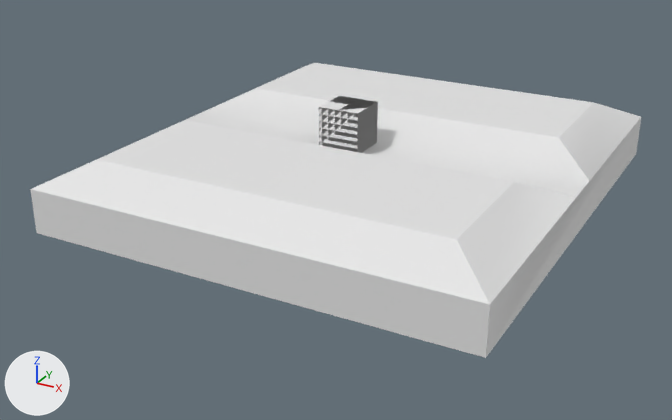
A saved change to the FBX model Assets/Buildings_BaseProps.fbx.
Before and after are seen from a 50 mm lens placed at (19.2, -36.2, 16.7), pointed at (0.2, -1.5, -0.6). The axes (+X, +Y, +Z) are drawn at lower left. The lights are the same throughout. The first picture is the older version. Materials are left out; every surface is plain grey. Where no turn or scale is listed for an object, it has been applied to the vertices.
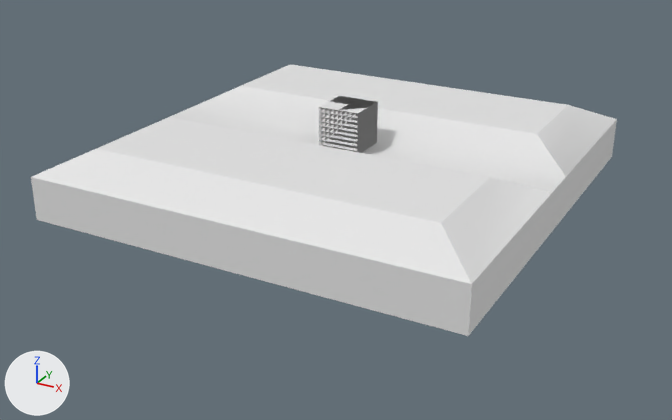
What differs and where, as boxes [x1, y1, x2, y2] in the pictures (672 x 420 px):
'Cube.010', reshaped, moved (8% shorter): before [30, 63, 641, 358]; after [31, 64, 617, 336]

The change, as a diff of the scene's bpy script:
```diff
--- a/Assets/Buildings_BaseProps.fbx.py
+++ b/Assets/Buildings_BaseProps.fbx.py
@@ me_cube_016 @@
 # used by ob_cube_010; location = (0.0, 0.0, 0.0)
-me_cube_016.from_pydata(...)  # 20 vertices, 16 faces; spans x -9.0..11.0, y -11.0..11.0, z 0.0..3.0
+me_cube_016.from_pydata(...)  # 24 vertices, 16 faces; spans x -19.0..1.0, y -19.0..1.0, z 0.0..3.0
+# me_cube_016 part 1: the whole mesh is rebuilt
@@ ob_cube_010 @@
 ob_cube_010 = bpy.data.objects.new('Cube.010', me_cube_016)
-ob_cube_010.location = (0.0, 0.0, 0.0)
+ob_cube_010.location = (9.0, 9.0, 0.0)
```
